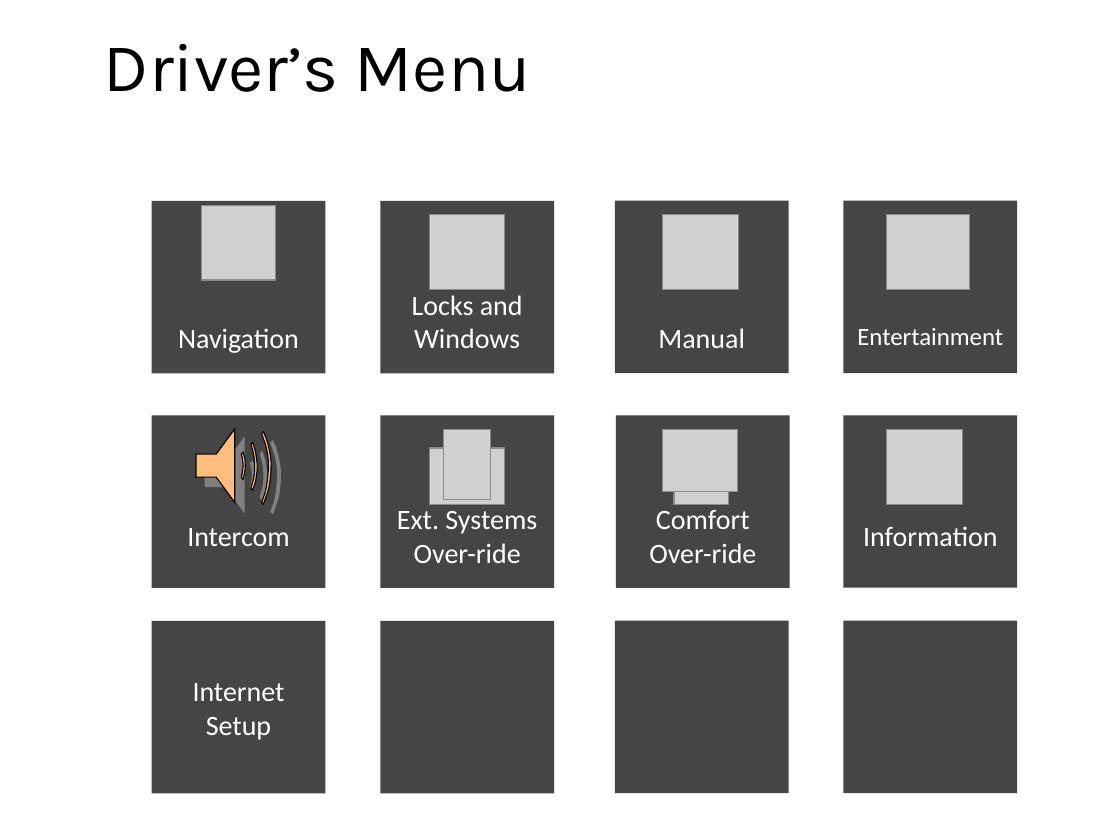
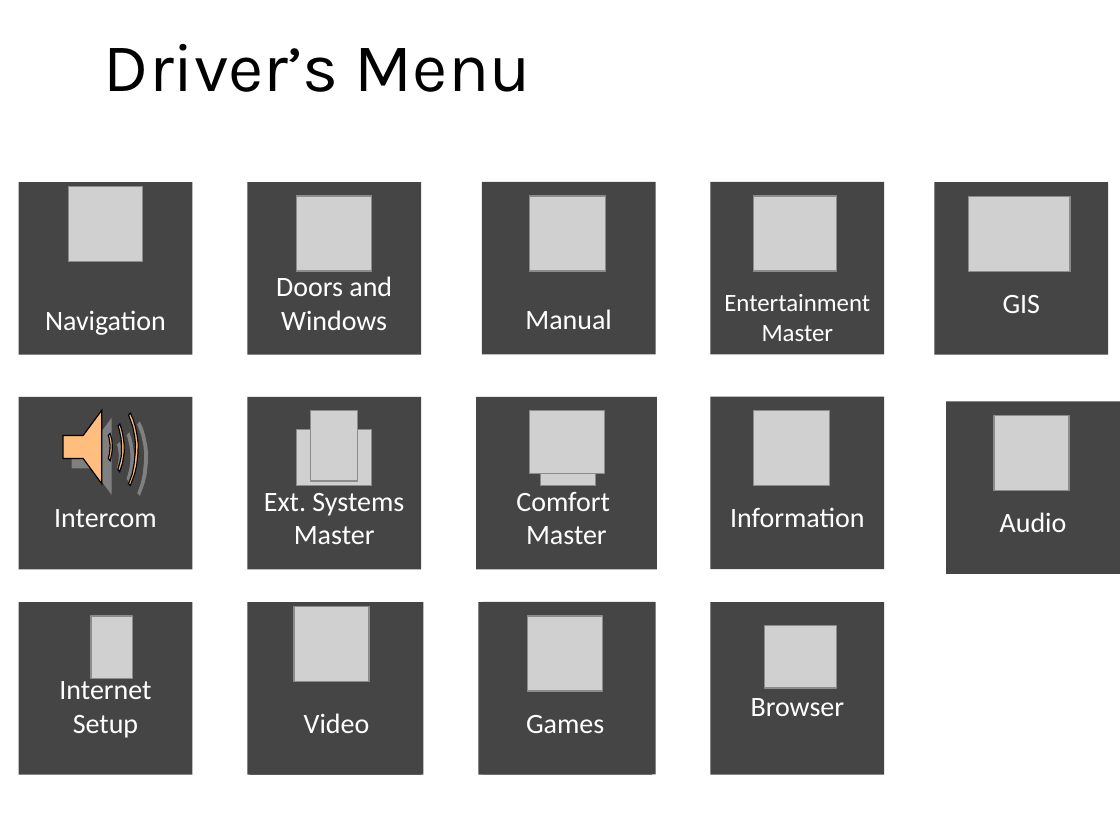
Before and after one commit to TeamCats/Docs, a slide deck: slide 3 of Mockup.pptx. Drawn at 1120x840 pixels with LibreOffice and Linux fonts; fonts in the diff are those of the drawing; grey boxes stand for pictures. Boxes give left, top, right and bottom in pixels: in the first picture for what was removed or moved away, otherwise in the second. Text is boxed around its words. In the diff, an @@ line names an element or a change of style, - is before the commit and + after.

```diff
--- a/Mockup.pptx
+++ b/Mockup.pptx
@@ rectangle "Navigation": place and size @@
-rectangle "Navigation" at box(151, 200, 325, 373)
+rectangle "Navigation" at box(19, 183, 193, 355)
@@ 3 rectangles: place and size @@
-3 rectangles at box(381, 200, 788, 793)
+3 rectangles at box(248, 183, 655, 775)
@@ rectangle added at box(934, 183, 1108, 355), fill #454545, 18 pt, text #FFFFFF @@
+GIS
@@ picture added at box(969, 196, 1071, 271) @@
@@ text in rectangle at box(276, 276, 392, 330): text changed @@
-Locks and Windows
+Doors and Windows
@@ text in rectangle at box(762, 325, 833, 341): paragraph added @@
+Master
@@ rectangle "Intercom": place and size @@
-rectangle "Intercom" at box(151, 416, 325, 588)
+rectangle "Intercom" at box(19, 396, 193, 569)
@@ 8 pictures, 4 rectangles, 1 freeform shape: place and size @@
-8 pictures, 4 rectangles, 1 freeform shape at box(196, 200, 1017, 588)
+8 pictures, 4 rectangles, 1 freeform shape at box(63, 181, 884, 569)
@@ rectangle "Comfort": place and size @@
-rectangle "Comfort" at box(616, 416, 790, 588)
+rectangle "Comfort" at box(476, 396, 656, 569)
@@ rectangle added at box(946, 401, 1120, 573), fill #454545, 18 pt, text #FFFFFF @@
+Audio
@@ picture added at box(995, 416, 1070, 491) @@
@@ picture: place and size @@
-picture at box(429, 448, 504, 504)
+picture at box(297, 429, 372, 485)
@@ text in rectangle at box(516, 492, 610, 544): text changed @@
-Comfort Over-ride
+Comfort
+Master
@@ text in rectangle at box(294, 526, 375, 544): text changed @@
-Over-ride
+Master
@@ rectangle "Internet Setup": place and size @@
-rectangle "Internet Setup" at box(151, 620, 325, 793)
+rectangle "Internet Setup" at box(19, 603, 193, 775)
@@ picture added at box(91, 616, 132, 679) @@
@@ rectangle added at box(250, 603, 423, 775), fill #454545, 18 pt, text #FFFFFF @@
+Video
@@ picture added at box(293, 607, 368, 682) @@
@@ rectangle added at box(478, 603, 652, 775), fill #454545, 18 pt, text #FFFFFF @@
+Games
@@ picture added at box(528, 616, 603, 691) @@
@@ rectangle added at box(710, 603, 884, 775), fill #454545, 18 pt, text #FFFFFF @@
+Browser
@@ picture added at box(764, 625, 836, 688) @@
@@ rectangle removed at box(843, 620, 1017, 793) @@
```
Also in this commit, not shown: 2 other slides changed, 3 slides added.
